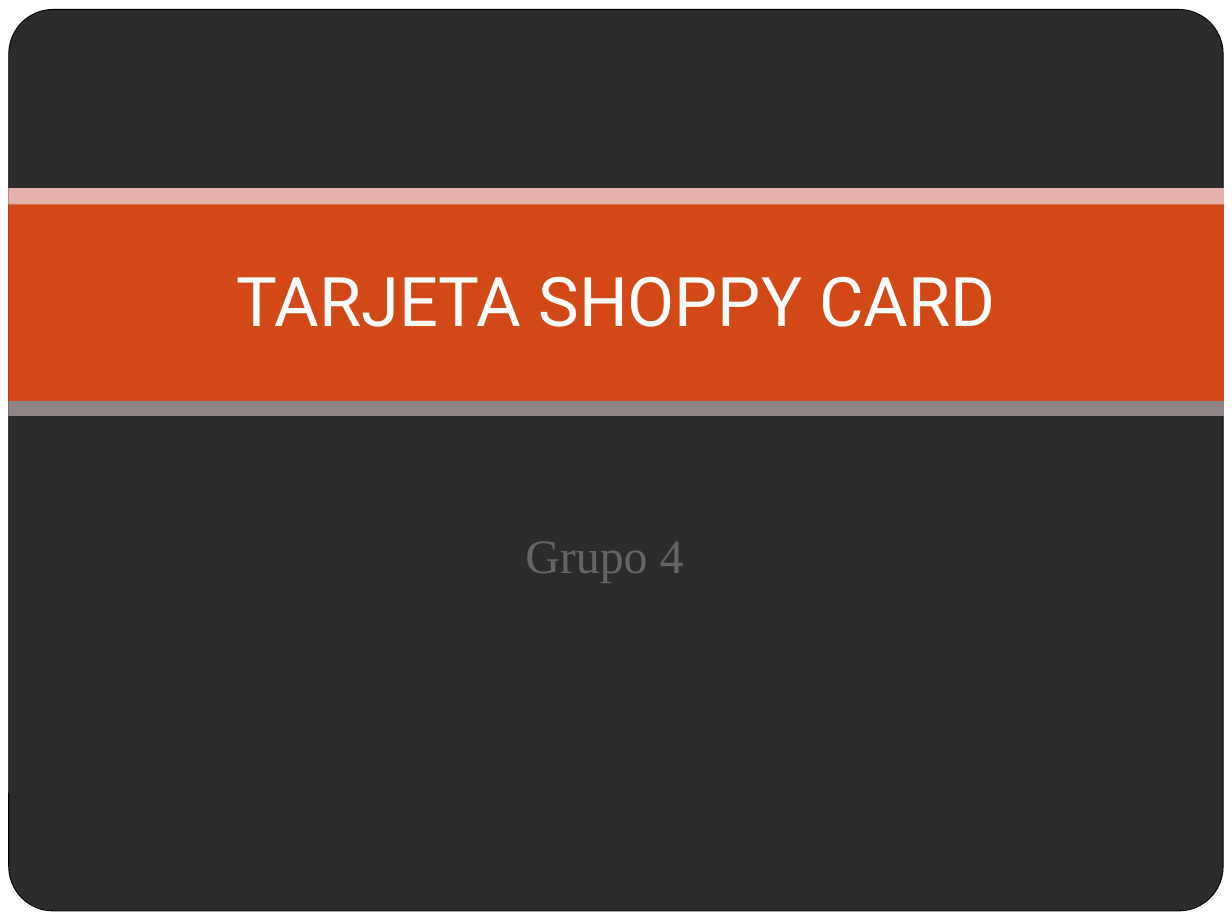
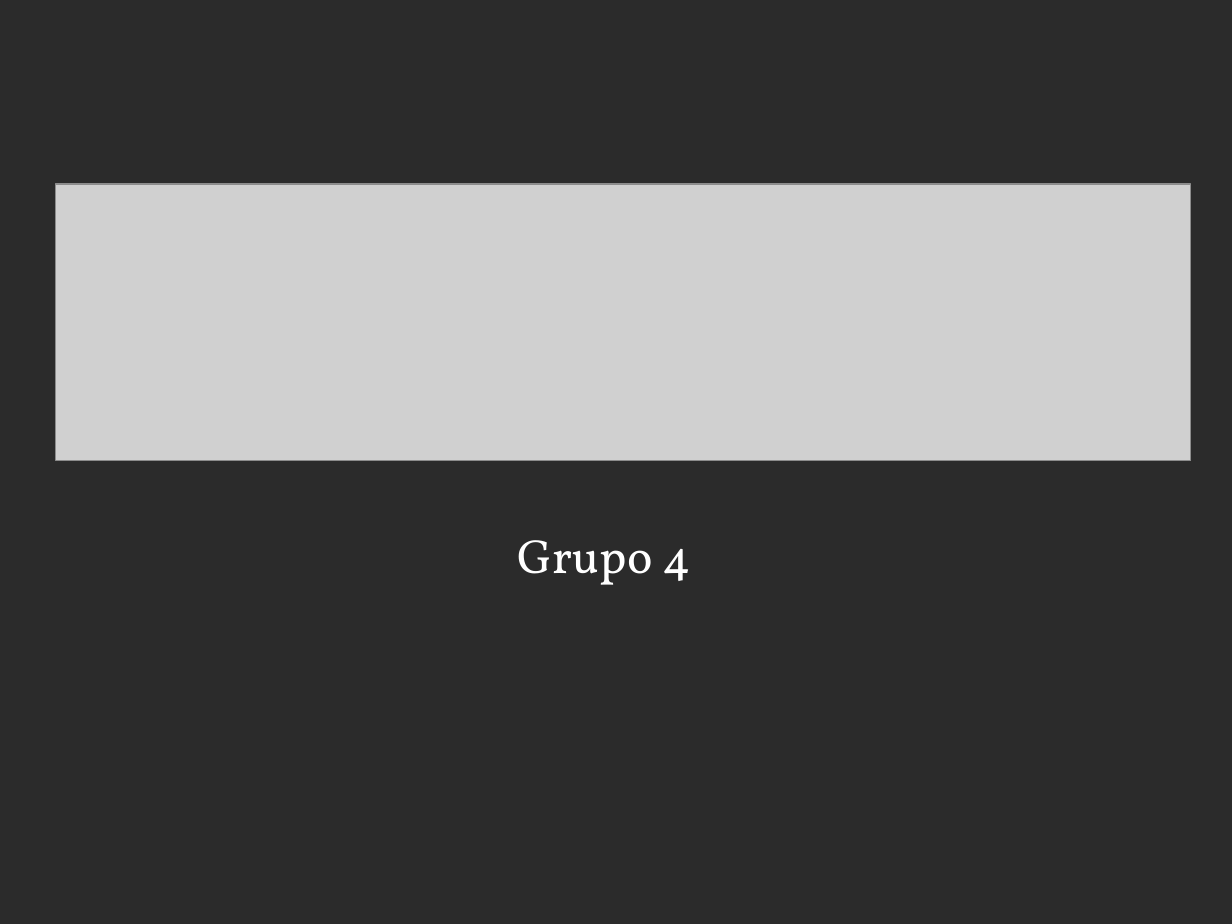
Before and after one commit to hernanfiuba24/fiuba-7509-shoppycard-g4, a slide deck: slide 1 of presentation/presentacion.ppt. Drawn at 1232x924 pixels with LibreOffice and Linux fonts; fonts in the diff are those of the drawing; grey boxes stand for pictures; background and template pictures are left out; a plain dark background stands for a picture behind light text. Boxes give left, top, right and bottom in pixels: in the first picture for what was removed or moved away, otherwise in the second. Text is boxed around its words. In the diff, an @@ line names an element or a change of style, - is before the commit and + after.

```diff
--- a/presentation/presentacion.ppt
+++ b/presentation/presentacion.ppt
@@ rectangle removed at [0,0,1232,924] @@
@@ rounded rectangle removed at [9,10,1223,912] @@
@@ rectangle removed at [9,196,1223,402] @@
@@ rectangle removed at [9,188,1223,205] @@
@@ picture added at [55,184,1190,461] @@
@@ title removed at [237,276,995,327] @@
-TARJETA SHOPPY CARD
@@ rectangle removed at [9,402,1223,416] @@
@@ subtitle "Grupo 4" at [518,540,691,585]: font Times New Roman to Vollkorn, text colour #696464 to #FFFFFF; more space between paragraphs @@
```
Also in this commit, not shown: 6 other slides changed, 6 slides added, 6 slides removed.
